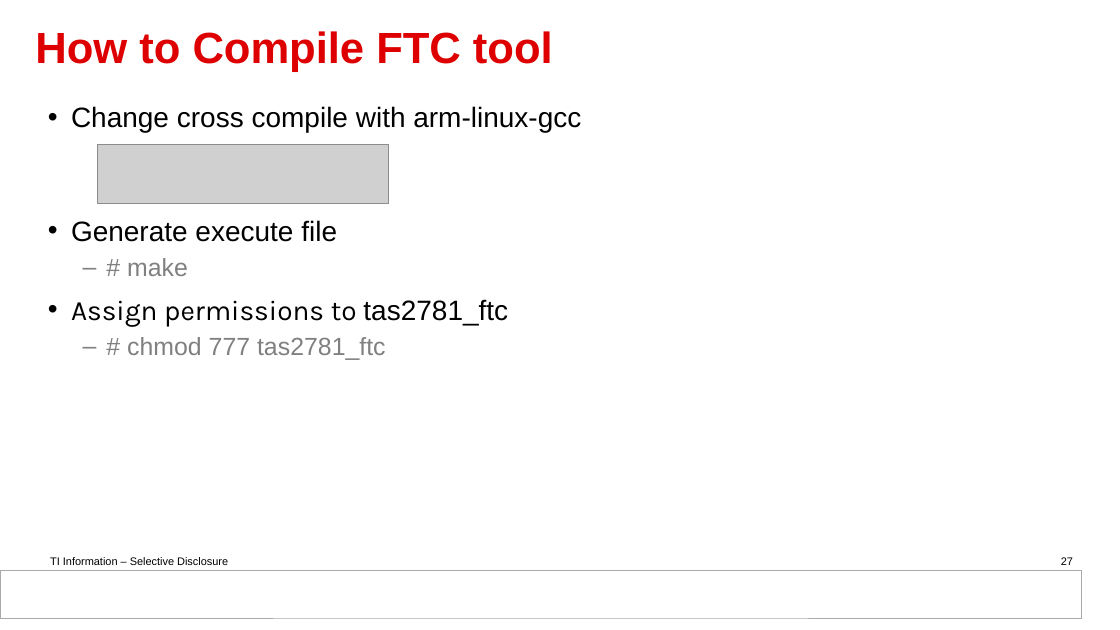
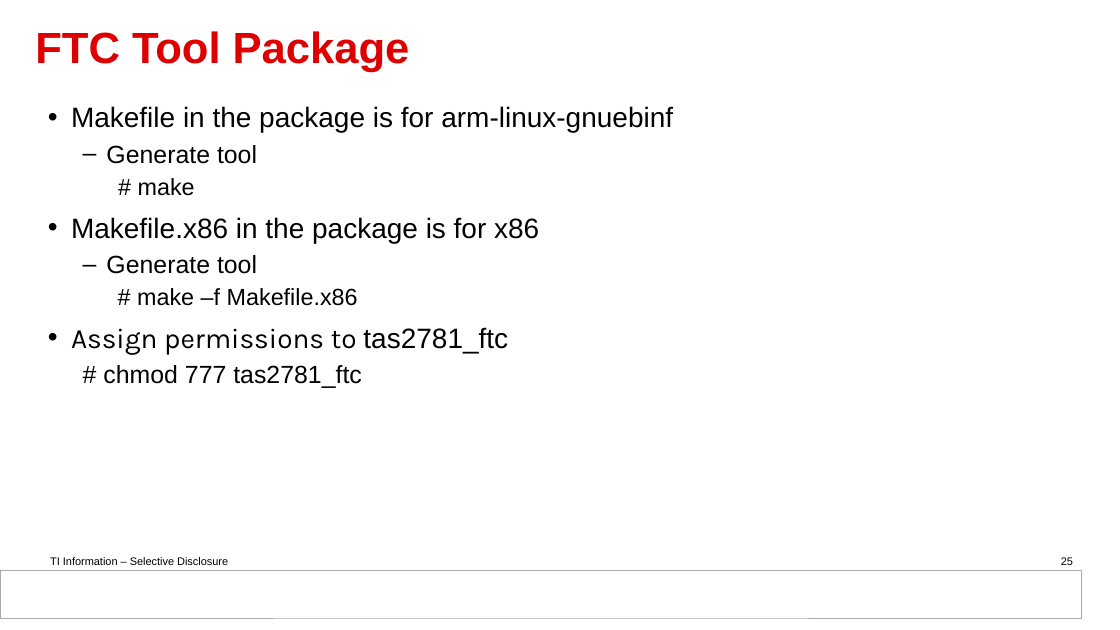
Before and after one commit to DynamicDevices/tas2781-linux-driver, a slide deck: slide 25 of doc/Guideline for tas2781 Linux driver based on BBB.pptx (slide 27 before the commit). Drawn at 1120x630 pixels with LibreOffice and Linux fonts; fonts in the diff are those of the drawing; grey boxes stand for pictures; background and template pictures are left out. Boxes give left, top, right and bottom in pixels: in the first picture for what was removed or moved away, otherwise in the second. Text is boxed around its words. In the diff, an @@ line names an element or a change of style, - is before the commit and + after.

```diff
--- a/doc/Guideline for tas2781 Linux driver based on BBB.pptx
+++ b/doc/Guideline for tas2781 Linux driver based on BBB.pptx
@@ title at (35,31,410,72): text changed @@
-How to Compile FTC tool
+FTC Tool Package
@@ text at (71,106,673,164): text changed @@
-• Change cross compile with arm-linux-gcc
-• Generate execute file
+• Makefile in the package is for arm-linux-gnuebinf
+  – Generate tool
@@ picture removed at (97,145,388,203) @@
@@ text at (103,178,362,388): size 21.3 to 20 pt in "# make"; text colour #808080 to #000000 in "# make", "# chmod 777 tas2781_ftc"; bullet – to none; list level 2 to 3 in "# make" @@
@@ text at (71,217,539,306): paragraphs added @@
+• Makefile.x86 in the package is for x86
+  – Generate tool
+    # make –f Makefile.x86
@@ page number at (1061,557,1073,565): text changed @@
-27
+25
```
Also in this commit, not shown: 7 other slides changed, 1 slide added.
